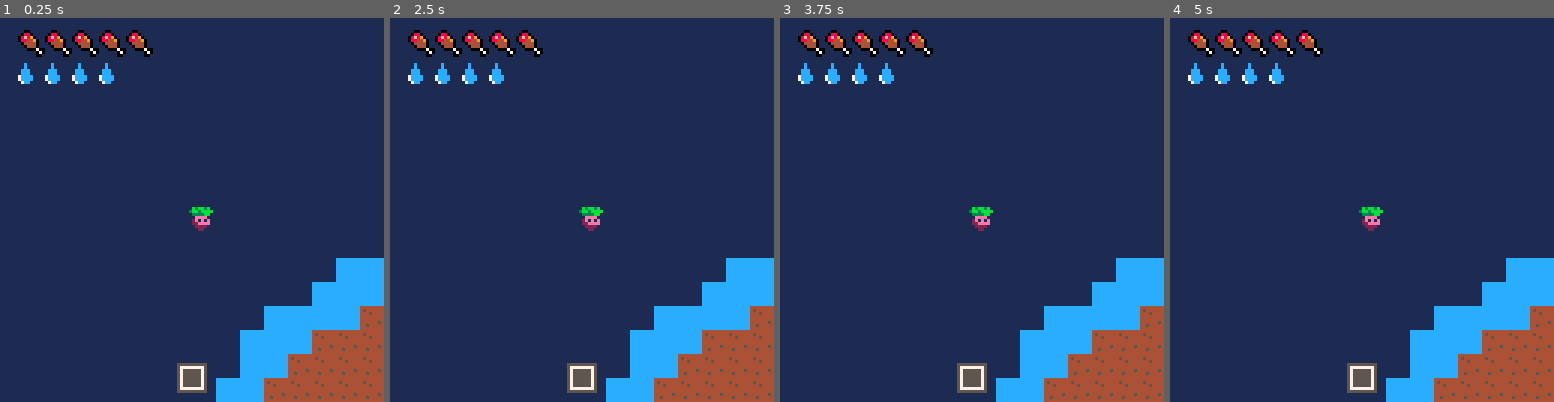
Above: before the commit, frames 1-4 (left to right).
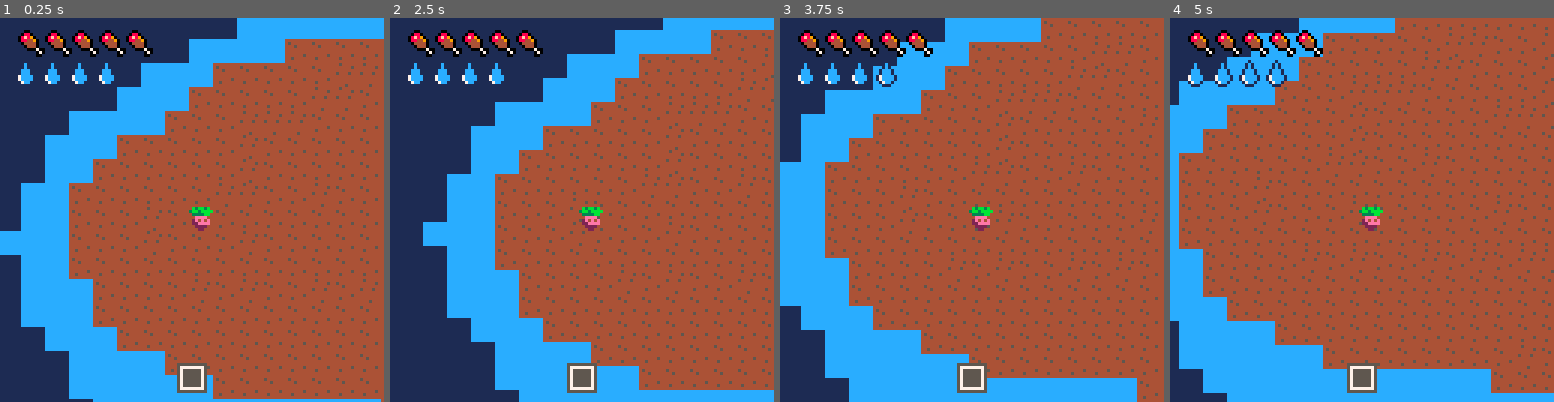
Above: after the commit, the same moments.

Repository: lucaslng/jamhacks-climatastrophe
Game: PICO-8 cartridge climate-collapse.p8
Two runs of this game, one before a commit and one after it. Both use one fixed random seed, a clock stepped at 60 frames per second and the inputs below.
Inputs:
- Up to frame 1 (0.25 s): no input
- Up to frame 2 (2.5 s): tap O (Z key) at 0.33, 0.7, 1.43, 2.22 s; hold Left 1.97-2.37 s; hold Down from 2.42 s (still down)
- Up to frame 3 (3.75 s): release Down at 2.82 s; hold Right 2.87-3.53 s; tap O (Z key) at 3.1 s; hold Up from 3.58 s (still down)
- Up to frame 4 (5 s): tap O (Z key) at 3.98, 4.87 s; release Up at 4.08 s; hold Right 4.13-4.53 s; hold Down from 4.58 s (still down)

The runs differ from the first frame. In frame 1, 77% of the frame differs, in the area x 0-100%, y 0-100%; in frame 2, 68%; in frame 3, 84%; in frame 4, 89%.

Commit message:
player spawn pos

Diff:
--- a/climate-collapse.p8
+++ b/climate-collapse.p8
@@ -51,8 +51,8 @@
 	-- intro()
 	cls()
 	Player = {
-		x = 63,
-		y = 63,
+		x = 128,
+		y = 128,
 		fx = false,
 		sprite = 1,
 		hunger = 5,
